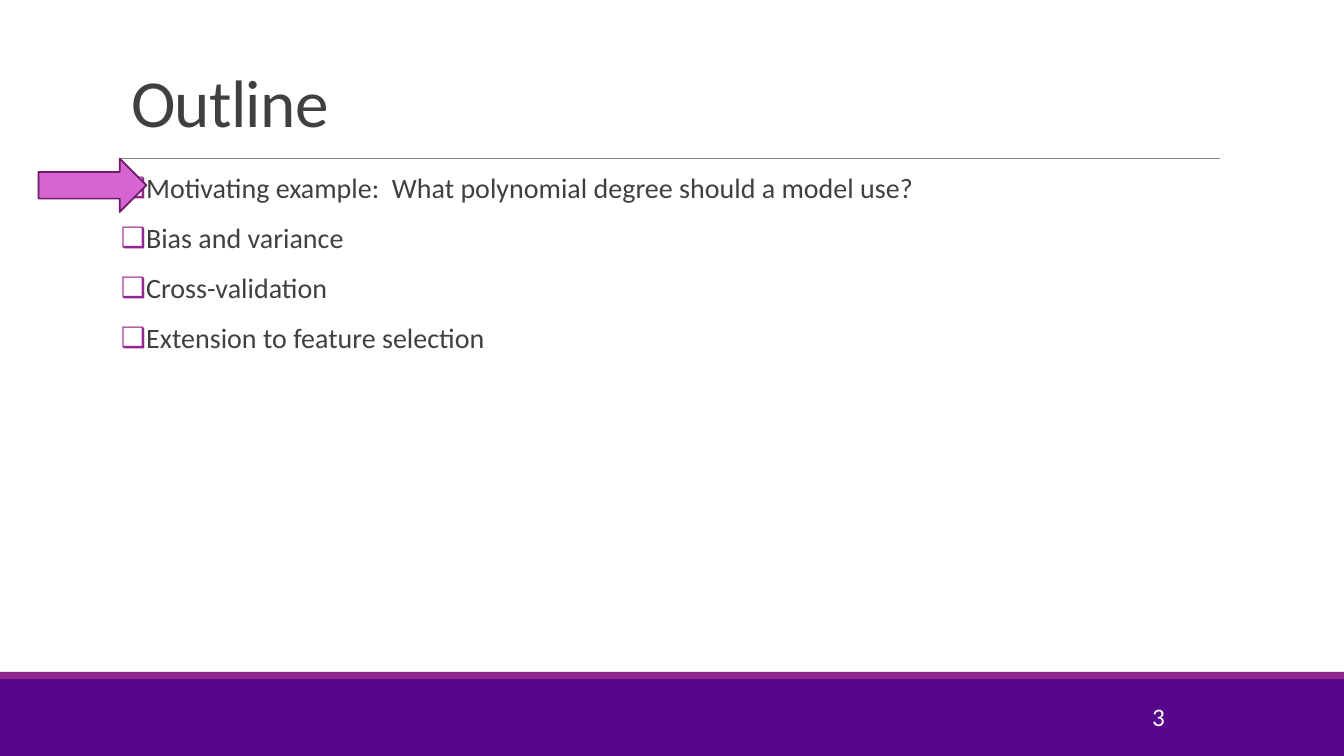
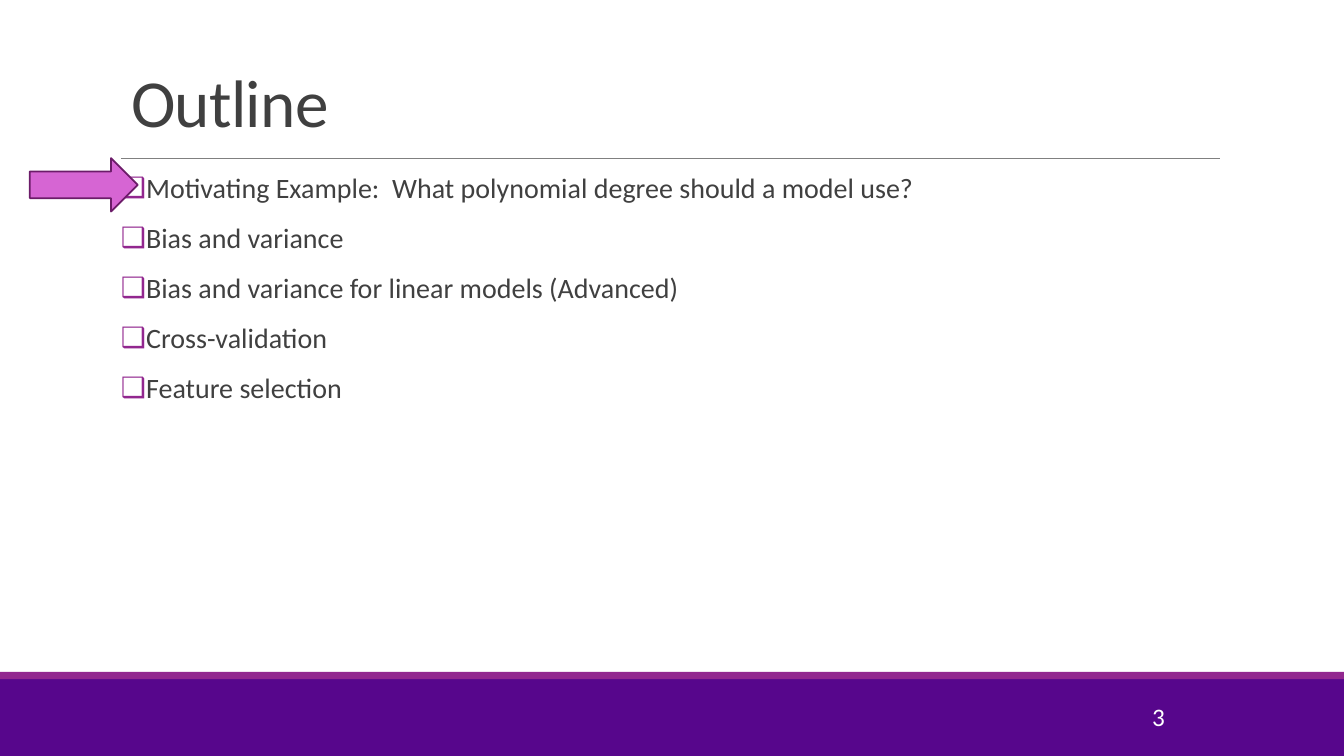
Before and after one commit to joshzzl/introml, a slide deck: slide 3 of lectures/Lect04_ModelSelection.pptx. Drawn at 1344x756 pixels with LibreOffice and Linux fonts; fonts in the diff are those of the drawing; background and template pictures are left out. Boxes give left, top, right and bottom in pixels: in the first picture for what was removed or moved away, otherwise in the second. Text is boxed around its words. In the diff, an @@ line names an element or a change of style, - is before the commit and + after.

Commit message:
Updated the model selection and multi-variable slides.

```diff
--- a/lectures/Lect04_ModelSelection.pptx
+++ b/lectures/Lect04_ModelSelection.pptx
@@ right arrow: place and size @@
-right arrow at [38, 158, 146, 212]
+right arrow at [30, 158, 138, 212]
@@ text at [146, 178, 913, 203]: text changed @@
-❑ Motivating example: What polynomial degree should a model use?
+❑ Motivating Example: What polynomial degree should a model use?
@@ text at [146, 278, 678, 302]: paragraph added @@
+❑ Bias and variance for linear models (Advanced)
@@ text at [146, 378, 342, 398]: text changed @@
-❑ Extension to feature selection
+❑ Feature selection
```
Also in this commit, not shown: 15 other slides changed, 16 slides added, 1 slide removed, 13 other files.
